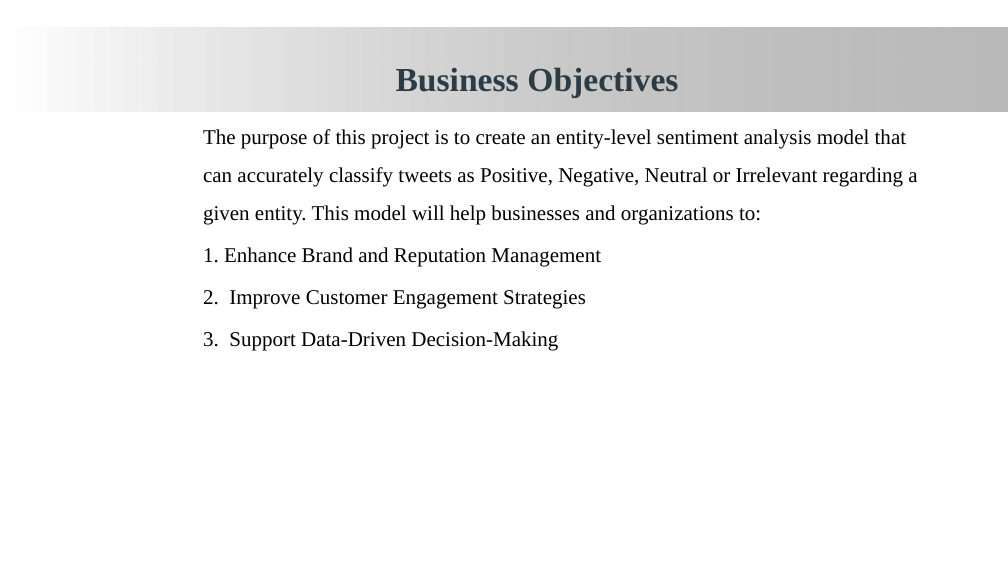
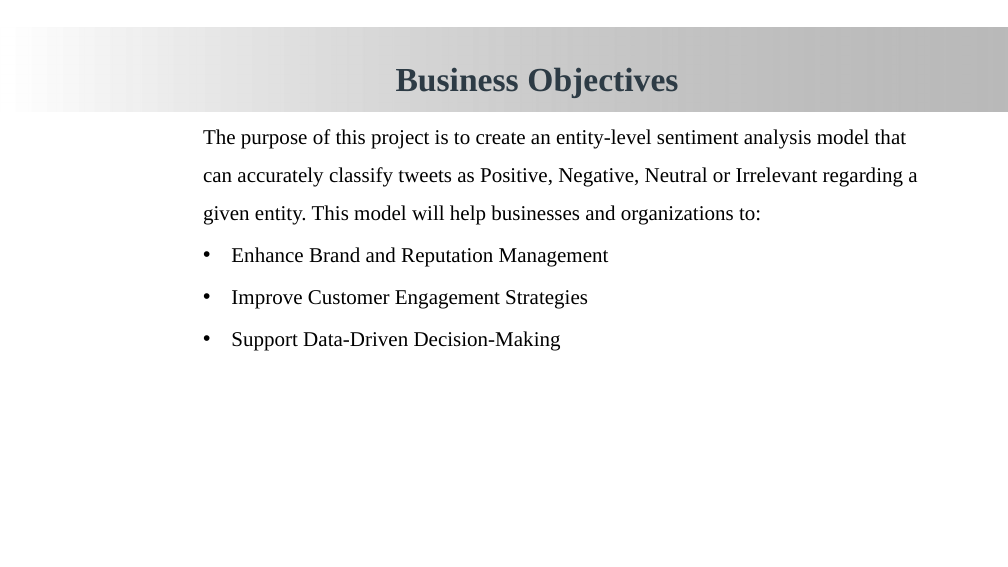
Before and after one commit to James-tech4/JAMES-DSPT08-PHASE-4-PROJECT, a slide deck: slide 5 of presentation.pptx. Drawn at 1008x567 pixels with LibreOffice and Linux fonts; fonts in the diff are those of the drawing; background and template pictures are left out. Boxes give left, top, right and bottom in pixels: in the first picture for what was removed or moved away, otherwise in the second. Text is boxed around its words. In the diff, an @@ line names an element or a change of style, - is before the commit and + after.

```diff
--- a/presentation.pptx
+++ b/presentation.pptx
@@ text at [231, 247, 609, 350]: text changed @@
-1. Enhance Brand and Reputation Management
-2. Improve Customer Engagement Strategies
-3. Support Data-Driven Decision-Making
+• Enhance Brand and Reputation Management
+• Improve Customer Engagement Strategies
+• Support Data-Driven Decision-Making
```
Also in this commit, not shown: 6 other slides changed, 1 slide added, 7 slides removed, 2 other files.
